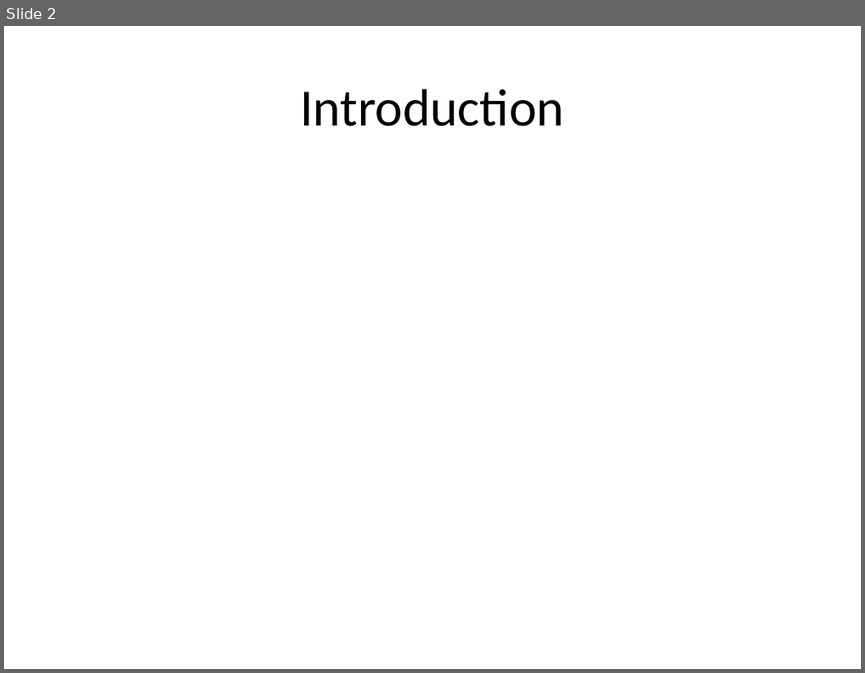
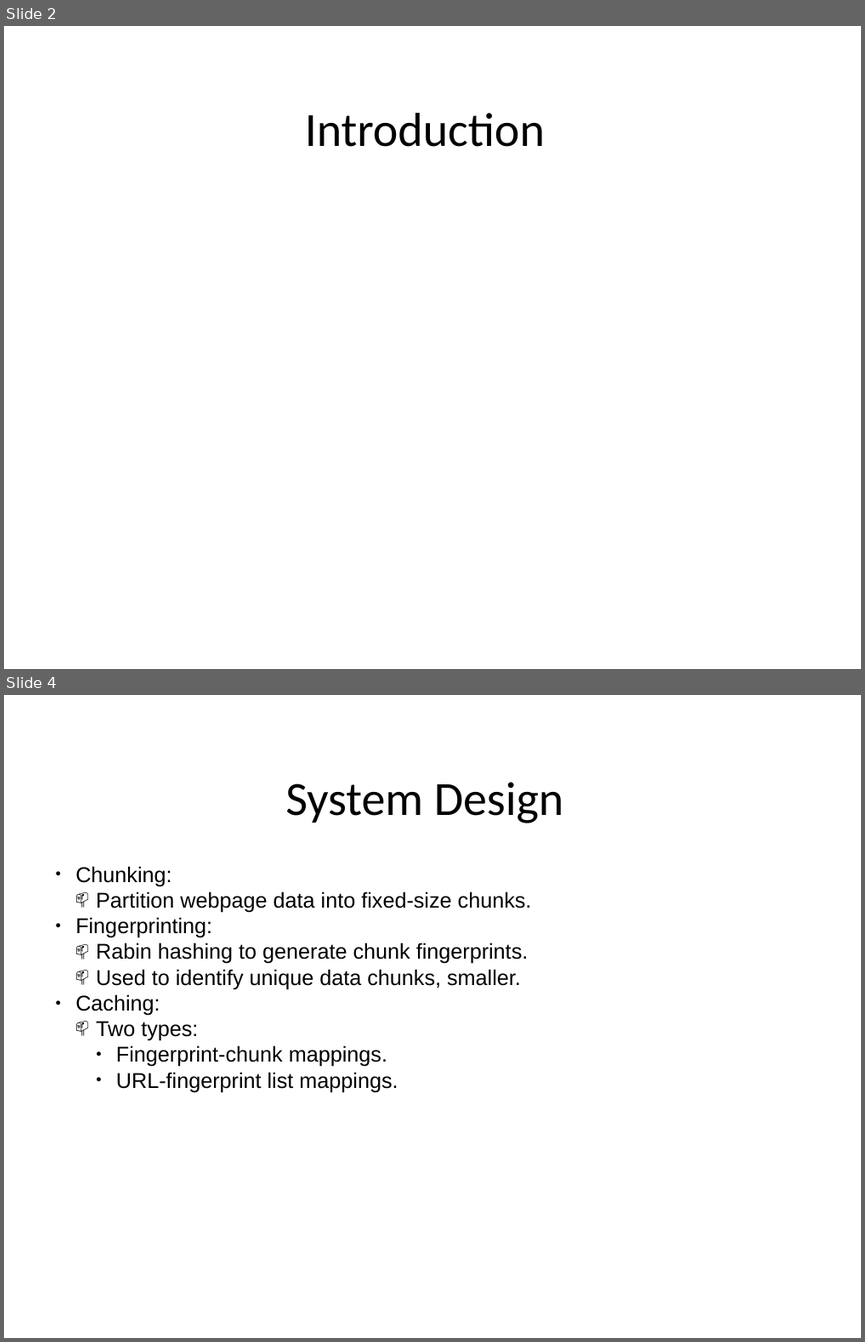
Before and after one commit to masomel/big-data-project, a slide deck: paper/Presentation_May17.pptx. Shown one above the other, each under a label of ours: slide 2 before the commit, slides 2 and 4 after it; the slides between them are not shown. The pictures are 865x673 and 865x1342 pixels, drawn with LibreOffice and Linux fonts; fonts in the diff are those of the drawing; background and template pictures are left out. Boxes give left, top, right and bottom in pixels: in the first picture for what was removed or moved away, otherwise in the second. Text is boxed around its words. In the diff, an @@ line names an element or a change of style, - is before the commit and + after.

```diff
--- a/paper/Presentation_May17.pptx
+++ b/paper/Presentation_May17.pptx
@@ slide 4 added at (x1=4, y1=695, x2=861, y2=1338), background picture (left out) @@
@@ text added at (x1=285, y1=782, x2=564, y2=823), 40 pt, text #000000 @@
+System Design
@@ text added at (x1=75, y1=866, x2=532, y2=1092), 18 pt, text #000000 @@
+● Chunking:
+  📫 Partition webpage data into fixed-size chunks.
+● Fingerprinting:
+  📫 Rabin hashing to generate chunk fingerprints.
+  📫 Used to identify unique data chunks, smaller.
+● Caching:
+  📫 Two types:
+    ● Fingerprint-chunk mappings.
+    ● URL-fingerprint list mappings.
@@ slide 2 changed as well @@
@@ text "Introduction" moved from (x1=300, y1=89, x2=564, y2=126) to (x1=305, y1=113, x2=545, y2=147) @@
@@ text "Introduction" at (x1=305, y1=113, x2=545, y2=147): size 44 to 40 pt @@
```
Also in this commit, not shown: 7 other slides changed, 7 other slides added, 7 slides removed.
